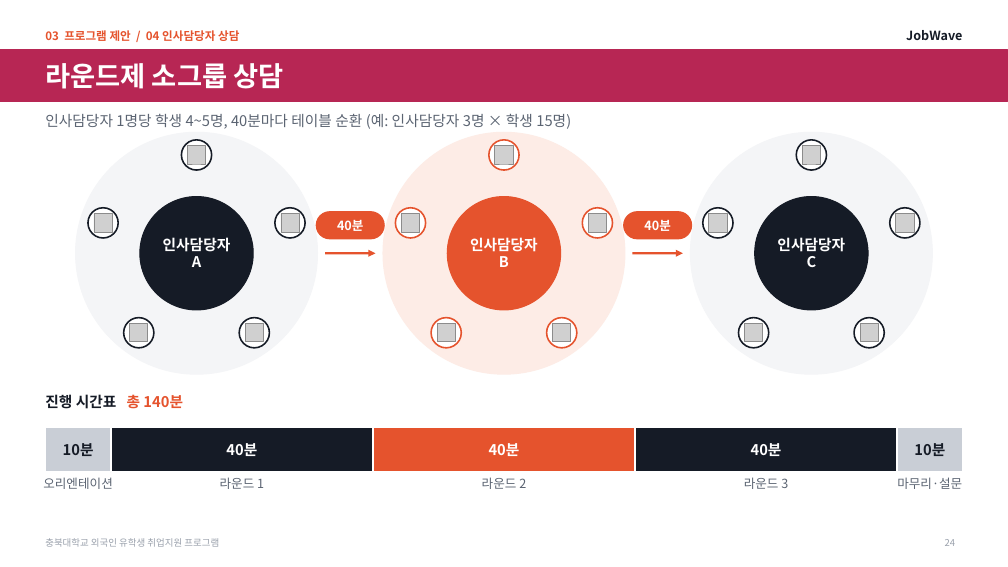
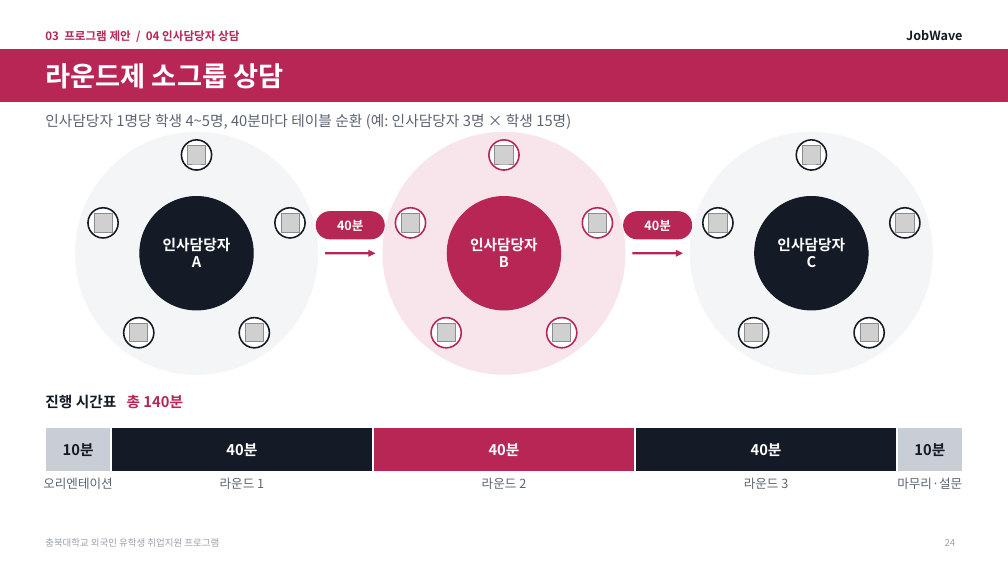
Before and after one commit to job-wave/Codex, a slide deck: slide 24 of output/jobwave-cbnu-proposal/JobWave_proposal_visual.pptx. Drawn at 1008x567 pixels with LibreOffice and Linux fonts; fonts in the diff are those of the drawing; grey boxes stand for pictures. Boxes give left, top, right and bottom in pixels: in the first picture for what was removed or moved away, otherwise in the second. Text is boxed around its words. In the diff, an @@ line names an element or a change of style, - is before the commit and + after.

```diff
--- a/output/jobwave-cbnu-proposal/JobWave_proposal_visual.pptx
+++ b/output/jobwave-cbnu-proposal/JobWave_proposal_visual.pptx
@@ text "03 프로그램 제안 / 04 ..." at (45, 30, 239, 41): text colour #E5532D to #B72654 @@
@@ ellipse at (383, 132, 625, 374): fill #FDECE6 to #F8E5EB; outline #FDECE6 1 pt to #F8E5EB 1 pt @@
@@ outline #E5532D 1.5 pt to #B72654 1.5 pt in 5 elements at (489, 140, 520, 170), (582, 208, 613, 238), (547, 318, 577, 348), (431, 318, 461, 348), (395, 208, 426, 238) @@
@@ fill #E5532D to #B72654; outline #E5532D 1 pt to #B72654 1 pt in 3 elements at (316, 212, 384, 239), (448, 197, 561, 310), (624, 212, 692, 239) @@
@@ arrow (325, 253) - (376, 253): stroke #E5532D 2.25 pt to #B72654 2.25 pt @@
@@ arrow (633, 253) - (683, 253): stroke #E5532D 2.25 pt to #B72654 2.25 pt @@
@@ text "진행 시간표 총 140분" at (45, 394, 183, 409): text colour #E5532D to #B72654 in "총 140분" @@
@@ rectangle at (373, 427, 635, 473): fill #E5532D to #B72654 @@
```
Also in this commit, not shown: 34 other slides changed, 2 other files.
